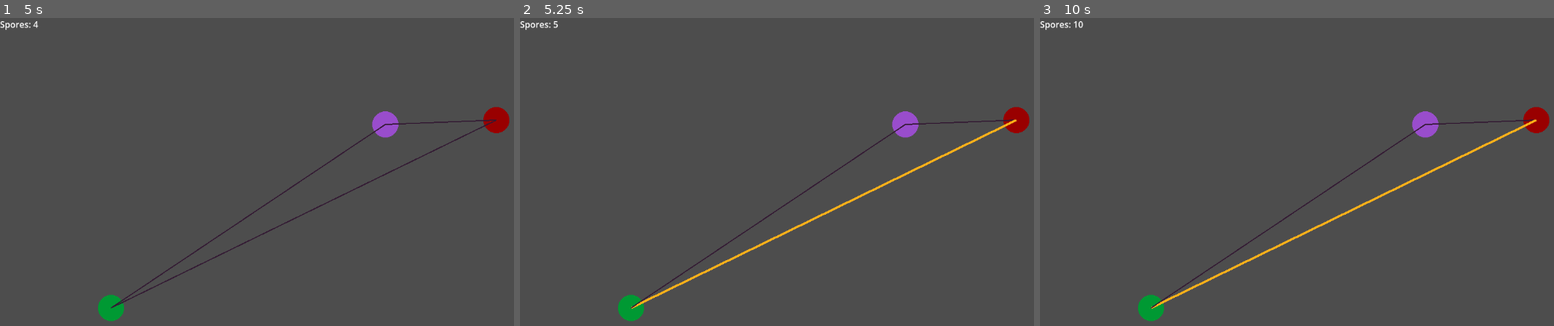
Above: before the commit, frames 1-3 (left to right).
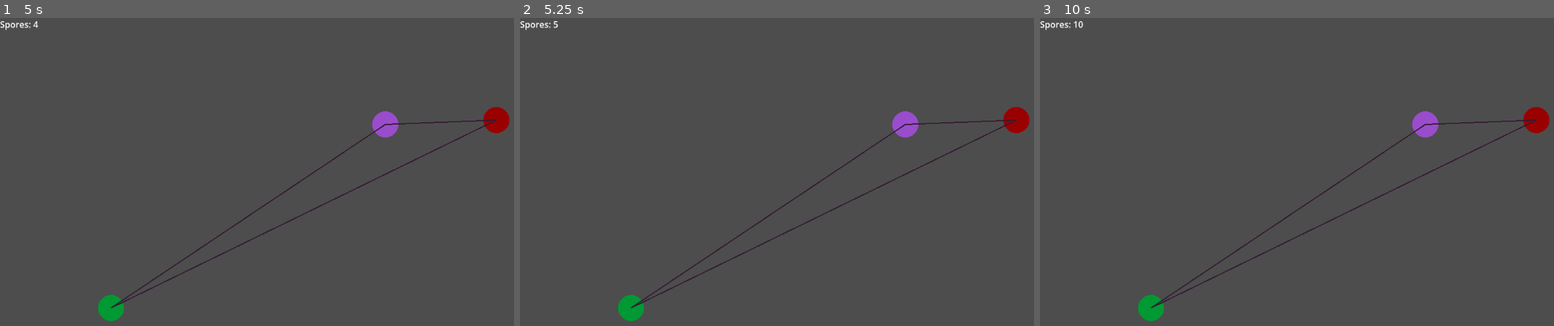
Above: after the commit, the same moments.

Repository: rae-ralston/blighted-arboretum
Game: Godot game, scene res://scenes/rooms/DemoRoom.tscn
The game is run twice, just before and just after one commit, with the same random seed, the same clock (stepped at 60 frames per second) and the same inputs.
Inputs (mouse positions are in pixels of both pictures, inside the frame that each line leads up to):
- Up to frame 1 (5 s): tap Enter at 0.5, 2, 3.5 s; move the mouse to (452, 175) at 0.52 s; click (452, 175) at 0.67 s; tap Space at 1.25, 2.75, 4.25 s; move the mouse to (190, 212) at 1.27 s; click (190, 212) at 1.42 s; move the mouse to (375, 116) at 2.02 s; click (375, 116) at 2.17 s; move the mouse to (282, 264) at 2.77 s; click (282, 264) at 2.92 s; move the mouse to (503, 245) at 3.52 s; click (503, 245) at 3.67 s; move the mouse to (123, 141) at 4.27 s; click (123, 141) at 4.42 s
- Up to frame 2 (5.25 s): move the mouse to (864, 193) at 5.02 s; click (864, 193) at 5.17 s
- Up to frame 3 (10 s): move the mouse to (1261, 107) at 5.77 s; click (1261, 107) at 5.92 s; move the mouse to (1492, 175) at 6.52 s; click (1492, 175) at 6.67 s; move the mouse to (1230, 212) at 7.27 s; click (1230, 212) at 7.42 s; move the mouse to (1415, 116) at 8.02 s; click (1415, 116) at 8.17 s; move the mouse to (1322, 264) at 8.77 s; click (1322, 264) at 8.92 s; move the mouse to (1543, 245) at 9.52 s; click (1543, 245) at 9.67 s

Frame 1 is identical in both runs. In frame 2, 0.7% of the frame differs, in the area x 21-97%, y 32-95%; in frame 3, 0.7%.

Commit message:
feat: basic game loop

Diff:
--- a/scripts/game_manager.gd
+++ b/scripts/game_manager.gd
@@ -7,9 +7,9 @@
 	spores += amount
 	spores_changed.emit(spores)
 
-func spend_spores(amount: float ) -> bool:
-	if spores >= amount:
-		spores -= amount
-		spores_changed.emit(spores)
-		return true
-	return false
+func spend_spores(amount: float) -> void:
+	spores -= amount
+	spores_changed.emit(spores)
+
+func can_spend_spores(amount: float) -> bool:
+	return spores >= amount
--- a/scripts/path_segment.gd
+++ b/scripts/path_segment.gd
@@ -4,6 +4,7 @@
 
 @export var start_node: NetworkNode
 @export var end_node: NetworkNode
+@export var spore_cost: float = 10.0
 
 var is_open: bool = false
 
@@ -24,13 +25,30 @@
 
 	return point.distance_to(closest_point) < threshold
 
-func _unhandled_input(event: InputEvent) -> void:
+func _click_is_near_line(event: InputEvent) -> bool:
 	if event is InputEventMouseButton:
 		if event.pressed and event.button_index == MOUSE_BUTTON_LEFT:
 			if _is_near_line(get_global_mouse_position(), 10):
+				return true
+	return false
+
+func _is_reachable() -> bool:
+	return start_node.is_connected or end_node.is_connected
+
+func _unhandled_input(event: InputEvent) -> void:
+	if _click_is_near_line(event):
+		if not is_open and _is_reachable():
+			if GameManager.can_spend_spores(spore_cost):
 				open()
 
 func open() -> void:
 	is_open = true
+	GameManager.spend_spores(spore_cost)
+
+	if start_node.is_connected:
+		end_node.set_connected(true)
+	else:
+		start_node.set_connected(true)
+
 	line.default_color = Color(1.0, 0.7, 0.1)
 	line.width = 4.0
Not shown, added: CLAUDE.md
Not shown, changed: DESIGN.md
Not shown, changed: README.md
